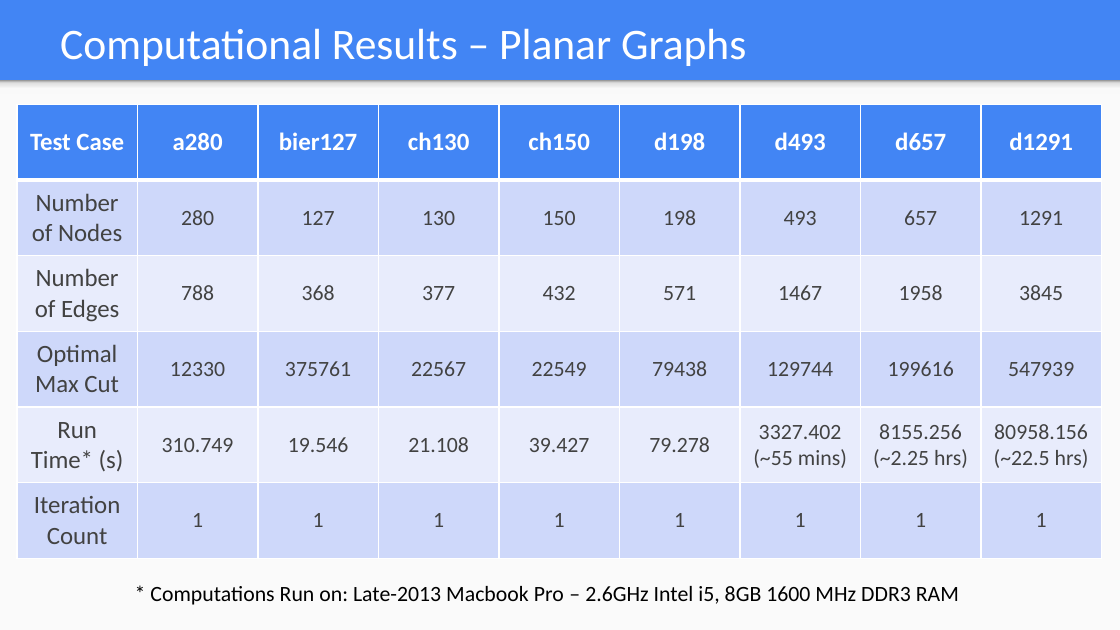
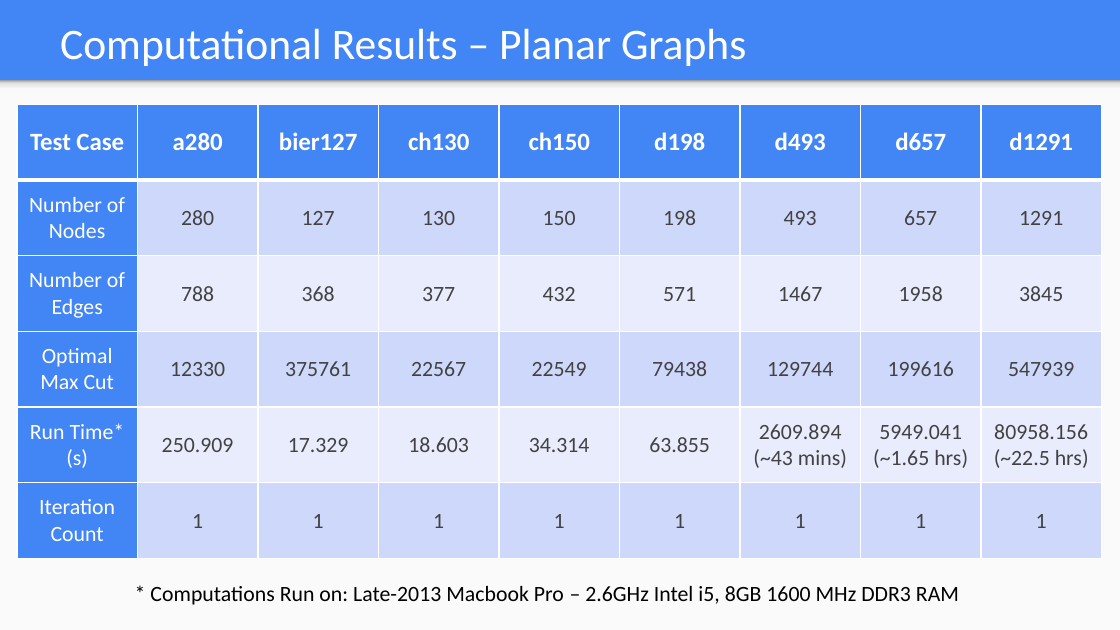
Before and after one commit to aggardner/574_max_cut, a slide deck: slide 10 of Max_Cut_ppt.pptx (slide 9 before the commit). Drawn at 1120x630 pixels with LibreOffice and Linux fonts; fonts in the diff are those of the drawing. Boxes give left, top, right and bottom in pixels: in the first picture for what was removed or moved away, otherwise in the second. Text is boxed around its words. In the diff, an @@ line names an element or a change of style, - is before the commit and + after.

```diff
--- a/Max_Cut_ppt.pptx
+++ b/Max_Cut_ppt.pptx
@@ table at (17, 104, 1105, 558) @@
-row 5: Run Time* (s) | 310.749 | 19.546 | 21.108 | 39.427 | 79.278 | 3327.402 / (~55 mins) | 8155.256 / (~2.25 hrs) | 80958.156 / (~22.5 hrs)
+row 5: Run Time* (s) | 250.909 | 17.329 | 18.603 | 34.314 | 63.855 | 2609.894 / (~43 mins) | 5949.041 / (~1.65 hrs) | 80958.156 / (~22.5 hrs)
@@ fill #CFD9FB to #4285F4 in 3 cells @@
@@ fill #E9EDFD to #4285F4 in 2 cells @@
@@ size 16 to 14 pt, text colour #424242 to #FFFFFF in "Number of Nodes", "Number of Edges", "Optimal Max Cut", "Run Time* (s)" and 1 more places @@
```
Also in this commit, not shown: 8 other slides changed, 2 slides added, 1 slide removed, 9 other files.
